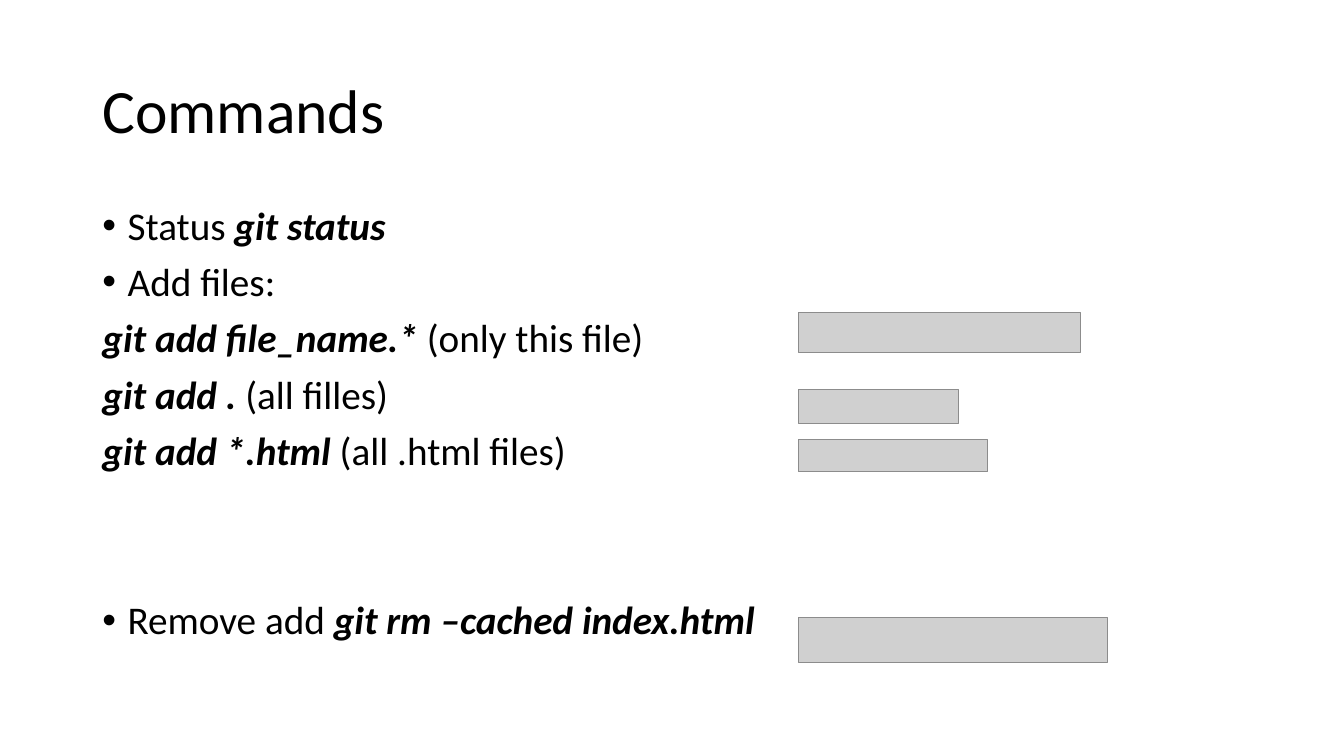
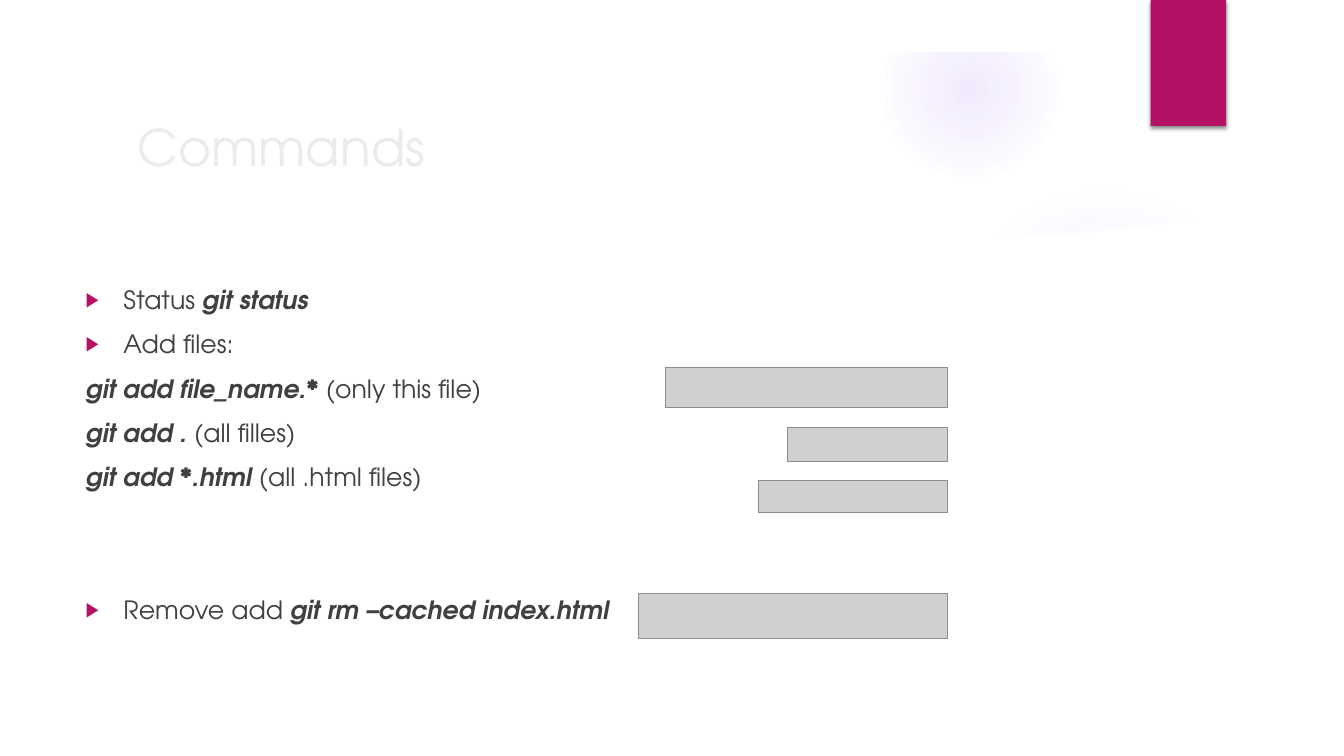
Before and after one commit to Joannahy/projects, a slide deck: slide 5 of how_to_work_with_git.pptx. Drawn at 1344x756 pixels with LibreOffice and Linux fonts; fonts in the diff are those of the drawing; grey boxes stand for pictures; background and template pictures are left out. Boxes give left, top, right and bottom in pixels: in the first picture for what was removed or moved away, otherwise in the second. Text is boxed around its words. In the diff, an @@ line names an element or a change of style, - is before the commit and + after.

```diff
--- a/how_to_work_with_git.pptx
+++ b/how_to_work_with_git.pptx
@@ group added at [0, 0, 1344, 756]: 5 ellipses, 2 freeform shapes @@
@@ rectangle added at [1150, 0, 1226, 126], fill #B31166 @@
@@ title "Commands": place and size @@
-title "Commands" at [102, 90, 384, 134]
+title "Commands" at [127, 107, 1093, 185]
@@ title "Commands" at [127, 107, 1093, 185]: size 44 to 36 pt, font Calibri to TeX Gyre Adventor, text colour #000000 to #EBEBEB; line spacing 0.9 to 1 @@
@@ text "Status git status": place and size @@
-text "Status git status" at [102, 212, 755, 641]
+text "Status git status" at [86, 289, 609, 625]
@@ text "Status git status" at [86, 289, 609, 625]: size 28 to 18 pt, font Calibri to TeX Gyre Adventor, text colour #000000 to #404040; bullet • to ▶; line spacing 0.9 to 1 @@
@@ picture: place and size @@
-picture at [799, 313, 1081, 353]
+picture at [665, 368, 948, 408]
@@ picture: place and size @@
-picture at [799, 389, 960, 423]
+picture at [787, 427, 949, 462]
@@ picture: place and size @@
-picture at [799, 440, 988, 472]
+picture at [758, 481, 948, 513]
@@ picture: place and size @@
-picture at [799, 618, 1108, 662]
+picture at [638, 594, 948, 638]
```
Also in this commit, not shown: 4 other slides changed, 1 slide added.
